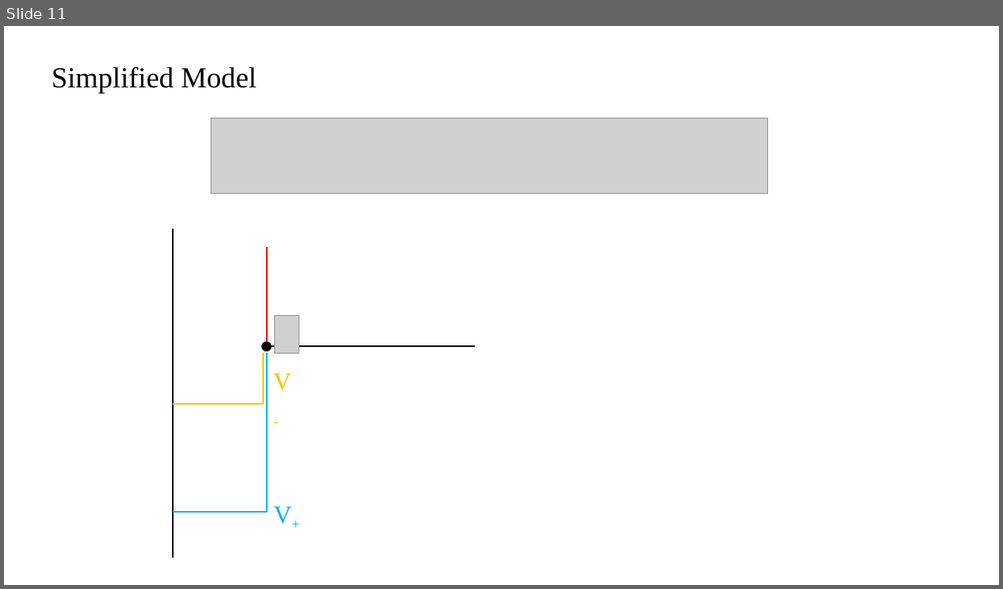
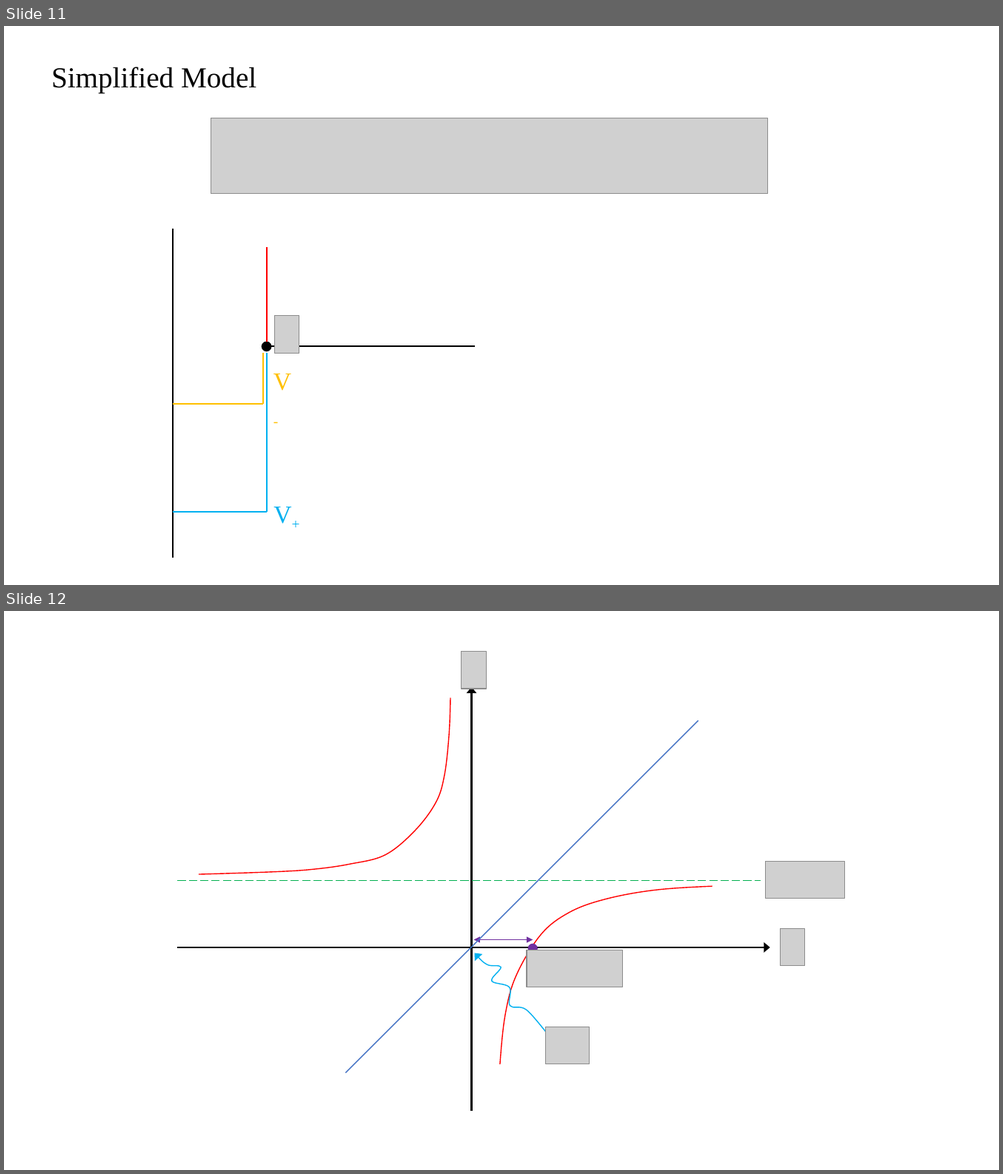
Before and after one commit to UltracoldMan/Atomic_Physics, a slide deck: 冷原子物理图片.pptx. Shown one above the other, each under a label of ours: slide 11 before the commit, slides 11 and 12 after it. The pictures are 1003x589 and 1003x1174 pixels, drawn with LibreOffice and Linux fonts; fonts in the diff are those of the drawing; grey boxes stand for pictures. Boxes give left, top, right and bottom in pixels: in the first picture for what was removed or moved away, otherwise in the second. Text is boxed around its words. In the diff, an @@ line names an element or a change of style, - is before the commit and + after.

```diff
--- a/冷原子物理图片.pptx
+++ b/冷原子物理图片.pptx
@@ slide 12 added at <box>4,611,999,1170</box>, background #FFFFFF @@
@@ picture added at <box>461,651,486,689</box> @@
@@ freeform shape added at <box>199,698,450,875</box>, outline #FF0000 1 pt @@
@@ arrow added from (472, 1112) to (472, 687), #000000 1.5 pt @@
@@ line added from (346, 1073) to (698, 721), #4472C4 1 pt @@
@@ picture added at <box>765,862,845,899</box> @@
@@ line added from (178, 881) to (760, 881), #00B050 1 pt dashed @@
@@ freeform shape added at <box>500,886,712,1065</box>, outline #FF0000 1 pt @@
@@ double arrow added from (474, 940) to (533, 940), #7030A0 1 pt @@
@@ picture added at <box>780,930,805,967</box> @@
@@ arrow added from (178, 948) to (770, 948), #000000 1.5 pt @@
@@ freeform shape added at <box>475,954,549,1037</box>, outline #00B0F0 1 pt @@
@@ picture added at <box>526,951,622,988</box> @@
@@ ellipse added at <box>529,945,538,954</box>, fill #7030A0, outline #7030A0 1 pt @@
@@ picture added at <box>545,1028,589,1065</box> @@
```
Also in this commit, not shown: 4 other files.
